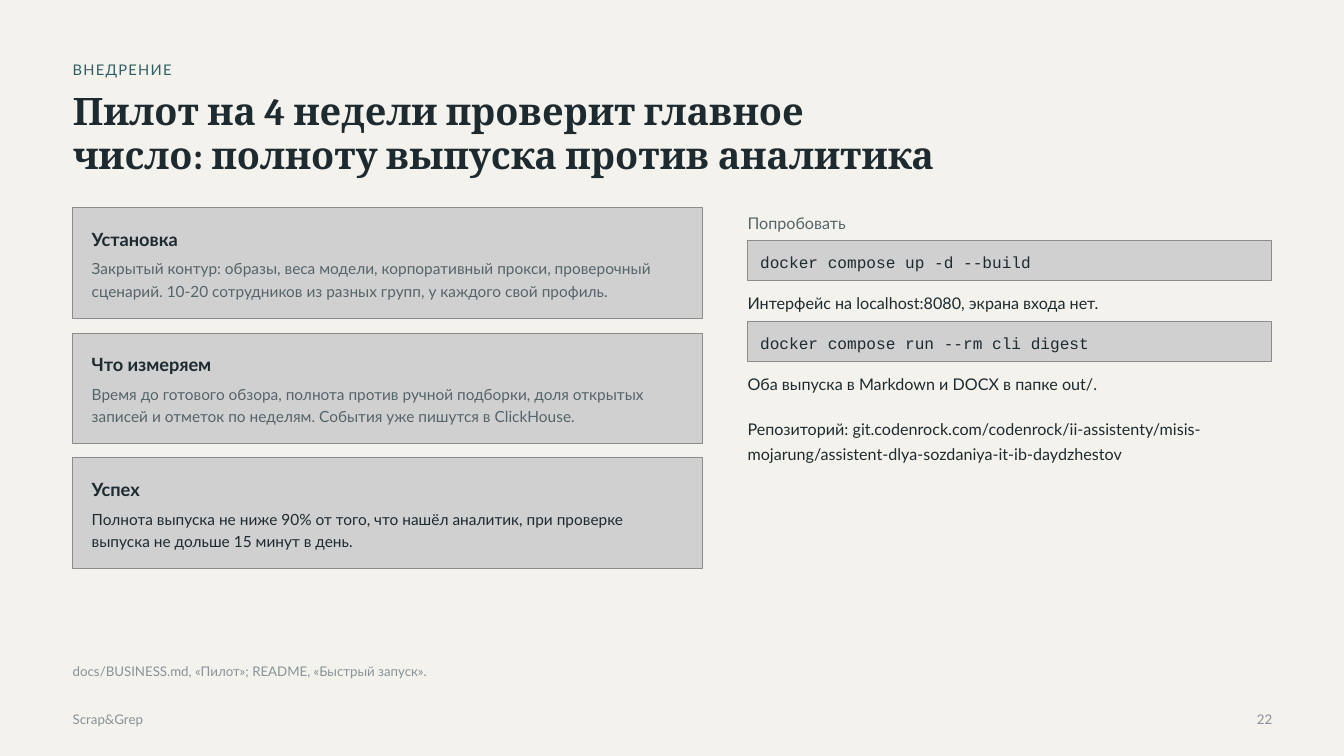
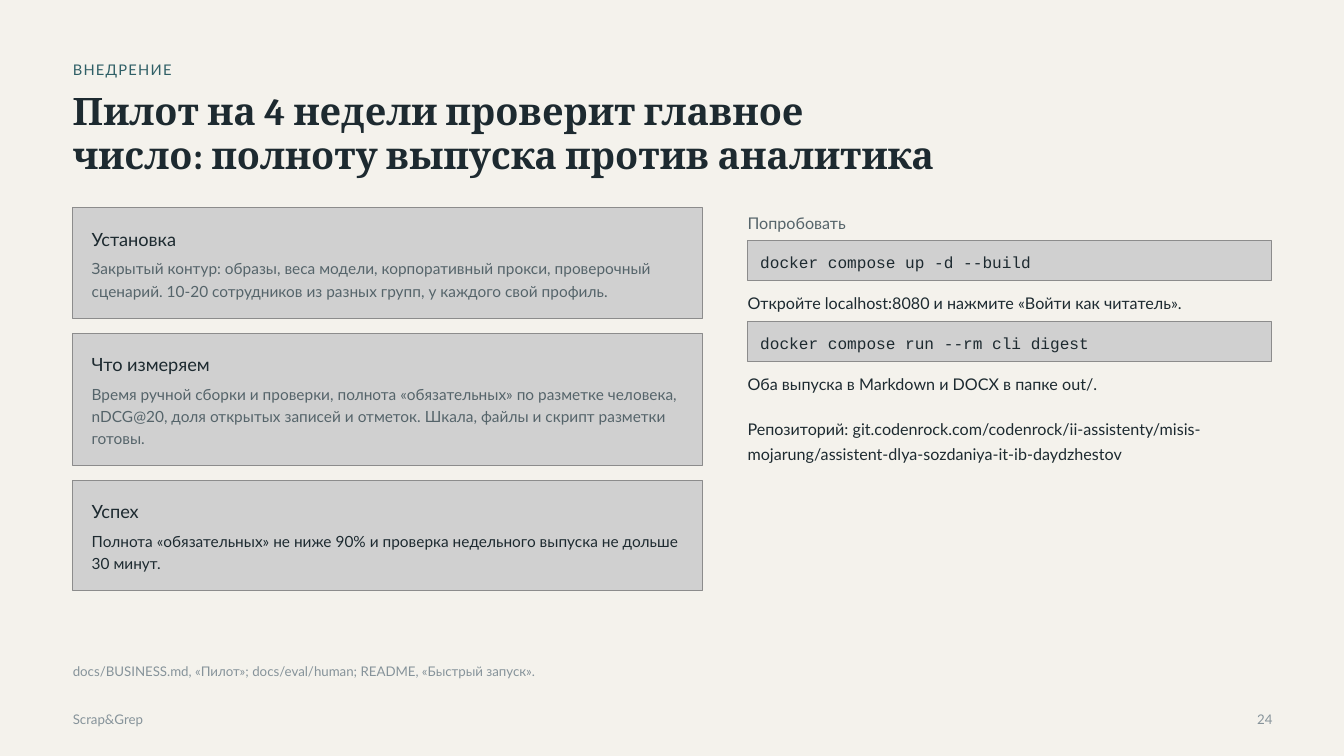
Before and after one commit to verikirill/scrap-and-grep, a slide deck: slide 24 of docs/presentation/scrapgrep.pptx (slide 22 before the commit). Drawn at 1344x756 pixels with LibreOffice and Linux fonts; fonts in the diff are those of the drawing; grey boxes stand for pictures. Boxes give left, top, right and bottom in pixels: in the first picture for what was removed or moved away, otherwise in the second. Text is boxed around its words. In the diff, an @@ line names an element or a change of style, - is before the commit and + after.

Commit message:
docs(presentation): rebuild the PDF and the editable PPTX

```diff
--- a/docs/presentation/scrapgrep.pptx
+++ b/docs/presentation/scrapgrep.pptx
@@ text at [748, 297, 1182, 312]: text changed @@
-Интерфейс на localhost:8080, экрана входа нет.
+Откройте localhost:8080 и нажмите «Войти как читатель».
@@ picture: place and size @@
-picture at [73, 334, 703, 444]
+picture at [73, 334, 703, 466]
@@ text at [92, 389, 677, 444]: text changed @@
-Время до готового обзора, полнота против ручной подборки, доля открытых записей и отметок по неделям. События уже пишутся в ClickHouse.
+Время ручной сборки и проверки, полнота «обязательных» по разметке человека, nDCG@20, доля открытых записей и отметок. Шкала, файлы и скрипт разметки готовы.
@@ picture: place and size @@
-picture at [73, 458, 703, 569]
+picture at [73, 480, 703, 591]
@@ bold off in 3 elements at [92, 358, 210, 374], [92, 233, 176, 246], [92, 505, 139, 518] @@
@@ text "Успех": place and size @@
-text "Успех" at [92, 483, 140, 496]
+text "Успех" at [92, 505, 139, 518]
@@ text at [92, 536, 678, 572]: text changed @@
-Полнота выпуска не ниже 90% от того, что нашёл аналитик, при проверке выпуска не дольше 15 минут в день.
+Полнота «обязательных» не ниже 90% и проверка недельного выпуска не дольше 30 минут.
@@ text at [73, 666, 535, 678]: text changed @@
-docs/BUSINESS.md, «Пилот»; README, «Быстрый запуск».
+docs/BUSINESS.md, «Пилот»; docs/eval/human; README, «Быстрый запуск».
@@ page number removed at [1257, 714, 1272, 724] @@
-22
@@ text added at [1257, 714, 1272, 724], 9.5 pt, text #86939A @@
+24
```
Also in this commit, not shown: 17 other slides changed, 6 slides added, 4 slides removed, 1 other file.
